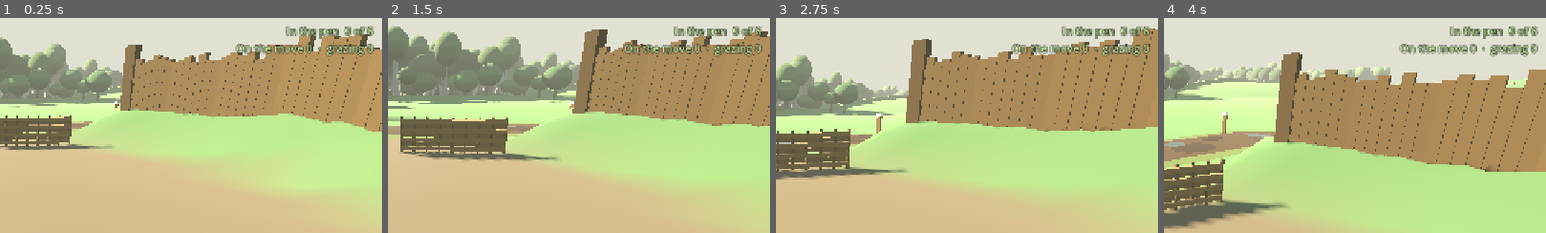
Above: before the commit, frames 1-4 (left to right).
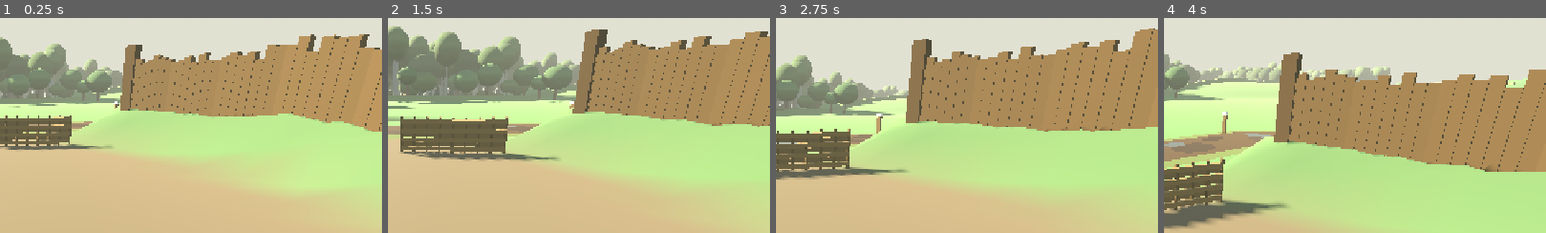
Above: after the commit, the same moments.

Repository: fortins4/devPlayground
Game: Godot game, scene res://scenes/prologue/opening_cattle_drive.tscn
Two runs of this game, one before a commit and one after it. Both use one fixed random seed, a clock stepped at 60 frames per second and the inputs below. This scene is started directly instead of the project's main scene.
Inputs (mouse positions are % of the whole screen's width and height, from its top left):
- Up to frame 1 (0.25 s): no input
- Up to frame 2 (1.5 s): tap Enter at 0.5 s; move the mouse to (55, 50) at 0.52 s; hold Right mouse button (attack_heavy) 0.53-1.28 s; hold W (move_forward) from 0.53 s (still down); click (55, 50) at 0.67 s; tap Space (jump) at 0.77 s; move the mouse to (45, 50) at 1.27 s; click (45, 50) at 1.35 s
- Up to frame 3 (2.75 s): keep holding W (move_forward); tap Space (jump) at 1.52 s; move the mouse to (52, 48) at 2.02 s; hold H (band_toggle) from 2.03 s (still down)
- Up to frame 4 (4 s): keep holding W (move_forward); move the mouse to (49, 52) at 2.77 s; release H (band_toggle) at 2.78 s; tap Ctrl (crouch) at 2.85 s; click (49, 52) at 2.92 s; tap Space (jump) at 3.02, 3.77 s; move the mouse to (57, 51) at 3.52 s; hold Q (cycle_weapon) from 3.53 s (still down)
The pictures show only the part of the screen within x 50-100%, y 13-63%; the shares and areas given below are measured in that part.

The runs differ from the first frame. In frame 1, 1.9% of the frame differs, in the area x 61-98%, y 3-19%; in frame 2, 1.9%; in frame 3, 2.0%; in frame 4, 2.0%.

Commit message:
Opening HUD: remove the pen counter and every cow count
- Director status_text() is empty in the opening (no 'In the pen n of 6', on the move / grazing /
  bogged / strayed tallies); the HUD hides the status label when empty.
- Banner, objectives and flashes lose their numbers: no per-head 'n / 6 home' flash, no
  'n of six in the pen', 'All six must be in', 'Only five at the pasture', 'All six in',
  'n head scattered / in the bog / stopped to graze', 'n bolt off the lane'.
- Internal counts (home_count / need_count, 6/6 gate rule, COW_HOME logs) unchanged.
  Máire's lines unchanged.

Diff:
--- a/scripts/prologue/opening_drive_director.gd
+++ b/scripts/prologue/opening_drive_director.gd
@@ -362,7 +362,6 @@
 	var seq := _seq()
 	if seq:
 		return String(seq.call("objective_text"))
-	var total := _cows.size()
 	match stage:
 		Stage.WALK_OUT:
 			if family_bark_visible():
@@ -373,25 +372,19 @@
 		Stage.DRIVING:
 			var bits := "Walk BEHIND the herd, goad drawn, facing them — push them up the lane to the home pen."
 			if hud_bogged_count() > 0:
-				bits += "  %d in the bog — goad them out!" % hud_bogged_count()
+				bits += "  There's a cow in the bog — goad her out!"
 			elif stalled_count() > 0:
-				bits += "  %d grazing — keep pushing." % stalled_count()
+				bits += "  Some are grazing — keep pushing."
 			return bits
 		Stage.SUCCESS:
-			return "The herd is home, %d of %d in the pen. Finish the morning's work, or wander the farm." % [home_count(), total]
+			return "The herd is home in the pen. Finish the morning's work, or wander the farm."
 	return ""
 
 
+## The opening HUD has no herd counter (no pen count, no "n of 6", no tallies of any kind):
+## the counts stay internal (home_count / need_count / driven / stalled / bogged / scattered).
 func status_text() -> String:
-	var s := "In the pen  %d of %d\nOn the move %d  ·  grazing %d" % [
-		home_count(), _cows.size(), driven_count(), stalled_count()
-	]
-	# The bog tally only appears once she's no secret (missing-cow beat open, or freed).
-	if bog_revealed():
-		s += "  ·  bogged %d" % hud_bogged_count()
-	if scattered_count() > 0:
-		s += "\n%d strayed — regather them" % scattered_count()
-	return s
+	return ""
 
 
 ## The missing-cow beat has opened (player reached the herd on the drive step).
@@ -619,11 +612,7 @@
 	var n := home_count()
 	cow_home.emit(n, _cows.size())
 	print("OPENING_DRIVE_COW_HOME %d/%d" % [n, _cows.size()])
-	if not _check_success() and not succeeded:
-		if n < need_count() and _seq() != null:
-			_flash("%d / %d home — all %d must be in the pen." % [n, need_count(), need_count()], 2.5)
-		else:
-			_flash("%d / %d home." % [n, need_count()], 2.5)
+	_check_success()  # no per-head arrival flash: no cow count on the HUD
 
 
 ## Success: need_count() head in the pen (all six in the set-sequence flow; the drive must be
@@ -637,9 +626,9 @@
 	succeeded = true
 	_set_stage(Stage.SUCCESS)
 	if _seq() != null:
-		_flash("All six home! The herd's in the pen beside the byre.", 4.0)
+		_flash("The herd's home in the pen beside the byre.", 4.0)
 	else:
-		_flash("Herd home! %d of %d head in the pen beside the byre." % [n, _cows.size()], 8.0)
+		_flash("Herd home in the pen beside the byre.", 8.0)
 	print("OPENING_DRIVE_SOFT_SUCCESS home=%d/%d need=%d" % [n, _cows.size(), need_count()])
 	soft_success.emit(n, _cows.size())
 	if _dog and _dog.has_method("give_up"):
@@ -715,7 +704,7 @@
 		elif d <= BALK_RADIUS and cow.has_method("balk"):
 			cow.call("balk")
 	if n > 0:
-		_flash("The herd balks — %d bolt off the lane! See off the dog, then regather them." % n, 4.5)
+		_flash("The herd balks — some bolt off the lane! See off the dog, then regather them.", 4.5)
 	print("OPENING_DRIVE_SCATTER n=%d src=%s" % [n, src.snapped(Vector3.ONE * 0.1)])
 	return n
 
--- a/scripts/prologue/opening_drive_hud.gd
+++ b/scripts/prologue/opening_drive_hud.gd
@@ -100,6 +100,7 @@
 		return
 	_objective.text = String(_director.call("objective_text"))
 	_status.text = String(_director.call("status_text"))
+	_status.visible = _status.text != ""   # empty in the opening: no herd counter
 	var f := String(_director.call("flash_text"))
 	if f == "":
 		f = _chore_prompt(_chore)
@@ -145,8 +146,8 @@
 func _chore_active(chore: Node) -> bool:
 	return chore != null and chore.has_method("is_active") and bool(chore.call("is_active"))
 
-func _on_success(home: int, total: int) -> void:
-	_banner.text = "The herd is home — %d of %d in the pen" % [home, total]
+func _on_success(_home: int, _total: int) -> void:
+	_banner.text = "The herd is home in the pen"   # no count (home/total stay internal)
 	_banner.visible = true
 
 
--- a/scripts/prologue/opening_sequence.gd
+++ b/scripts/prologue/opening_sequence.gd
@@ -230,32 +230,30 @@
 	var d := _group("opening_drive")
 	if d == null:
 		return "Bring the herd home from the south pasture."
-	var need := int(d.call("need_count"))
-	var home := int(d.call("home_count"))
+	# No cow counts on the HUD in the opening (no pen counter, no "n of six"): the internal
+	# count (need_count / home_count, 6/6 gate rule) lives in the director only.
 	match String(d.call("drive_beat")):
 		"walk_out":
 			return "Bring the herd home: walk the lane south to the pasture."
 		"missing":
-			return "Only five at the pasture — one's missing. Hark: lowing from beyond the pasture, past the grazing herd — over the south ridge."
+			return "A cow's missing from the herd. Hark: lowing from beyond the pasture, past the grazing herd — over the south ridge."
 		"free_her":
 			return "There she is, stuck fast. Goad her out of the bog — goad drawn (3), prod her (LMB / RMB)."
 		"rejoin":
 			return "Drive her back to the herd at the pasture — walk behind her, goad drawn."
 		"stir":
-			return "She's back with the herd. Draw the goad (3) and prod a cow (LMB / RMB) to start all six home."
+			return "She's back with the herd. Draw the goad (3) and prod a cow (LMB / RMB) to start the herd home."
 		"latch":
-			return "All six in. Swing the pen gate shut and latch it — E at the gateway."
+			return "The herd's in. Swing the pen gate shut and latch it — E at the gateway."
 		"ambush":
 			return "A stray dog's at the herd! Scare it off — E or a goad prod, up close."
 		"regather":
-			return "Regather the strays — %s scattered off the lane. Goad them back to the herd." % _head_words(int(d.call("scattered_count")))
-	var s := "Bring the herd home: walk behind them, goad drawn, up the lane to the pen by the byre." + ("  %s of %s in the pen." % [_num_word(home).capitalize(), _num_word(need)] if home > 0 else "")
+			return "Regather the strays scattered off the lane. Goad them back to the herd."
+	var s := "Bring the herd home: walk behind them, goad drawn, up the lane to the pen by the byre."
 	if int(d.call("hud_bogged_count")) > 0:
-		s += "  %s in the bog — goad them out!" % _head_words(int(d.call("hud_bogged_count"))).capitalize()
+		s += "  There's a cow in the bog — goad her out!"
 	elif int(d.call("stalled_count")) > 0:
-		s += "  %s stopped to graze — keep pushing." % _head_words(int(d.call("stalled_count"))).capitalize()
-	if home > 0 and home < need:
-		s += "  All %s must be in." % _num_word(need)
+		s += "  Some have stopped to graze — keep pushing."
 	return s
 
 
@@ -264,10 +262,6 @@
 
 func _num_word(n: int) -> String:
 	return _NUM_WORDS[n] if n >= 0 and n < _NUM_WORDS.size() else str(n)
-
-
-func _head_words(n: int) -> String:
-	return "%s head" % _num_word(n) if n != 1 else "one head"
 
 
 ## "One bucket in the trough of three" style count for the watering trips.
